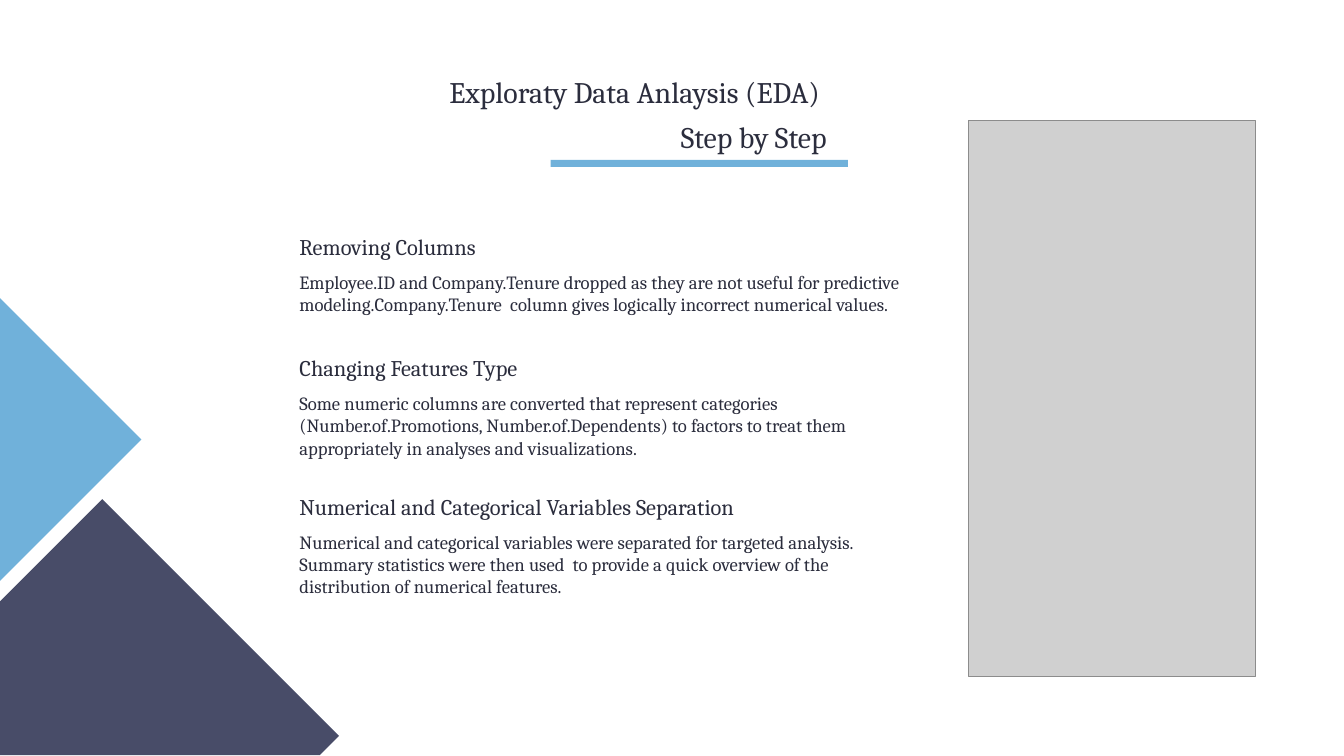
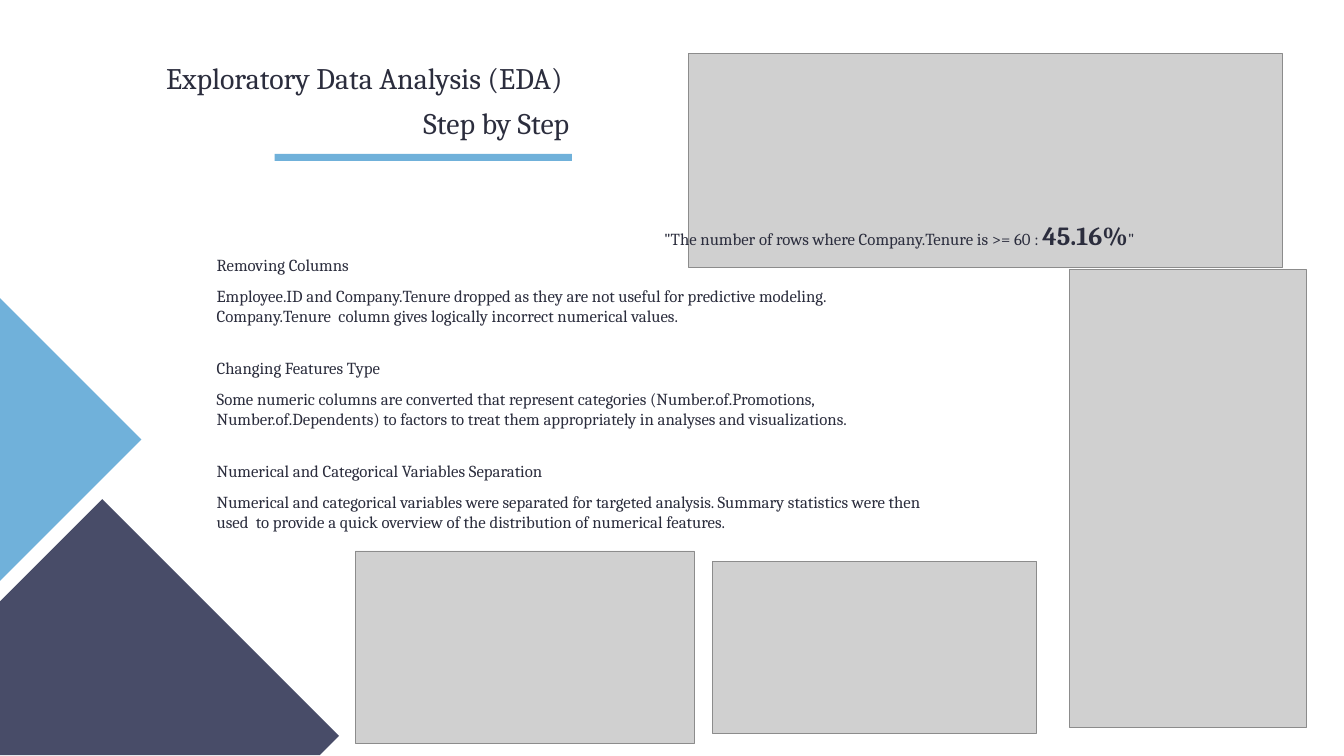
Before and after one commit to ztutar/Employee_Attrition_Classification_StatisticalLearning_FinalProject, a slide deck: slide 4 of TUTAR_OZEN_Project_Presentation.pptx. Drawn at 1344x756 pixels with LibreOffice and Linux fonts; fonts in the diff are those of the drawing; grey boxes stand for pictures. Boxes give left, top, right and bottom in pixels: in the first picture for what was removed or moved away, otherwise in the second. Text is boxed around its words. In the diff, an @@ line names an element or a change of style, - is before the commit and + after.

```diff
--- a/TUTAR_OZEN_Project_Presentation.pptx
+++ b/TUTAR_OZEN_Project_Presentation.pptx
@@ picture added at <box>689,54,1282,268</box> @@
@@ title at <box>166,68,570,141</box>: text changed @@
-Exploraty Data Anlaysis (EDA)
-Step by Step
+Exploratory Data Analysis (EDA)
+Step by Step
@@ freeform shape: place and size @@
-freeform shape at <box>551,160,848,167</box>
+freeform shape at <box>275,154,572,161</box>
@@ text added at <box>664,227,1127,250</box>, 18 pt, text #2B2D3D @@
+"The number of rows where Company.Tenure is >= 60 : 45.16%"
@@ text "Removing Columns": place and size @@
-text "Removing Columns" at <box>299,239,899,593</box>
+text "Removing Columns" at <box>217,259,921,532</box>
@@ text at <box>217,259,921,532</box>: size 24 to 18 pt in "Removing Columns", "Changing Features Type", "Numerical and Categorical Variables Separation"; size 20 to 18 pt in "Some numeric columns are converted that represent ...", "Numerical and categorical variables were separated for ..." @@
@@ picture: place and size @@
-picture at <box>969,121,1256,677</box>
+picture at <box>1069,269,1306,728</box>
@@ text at <box>217,290,827,326</box>: text changed; size 20 to 18 pt @@
-Employee.ID and Company.Tenure dropped as they are not useful for predictive modeling.Company.Tenure column gives logically incorrect numerical values.
+Employee.ID and Company.Tenure dropped as they are not useful for predictive modeling. Company.Tenure column gives logically incorrect numerical values.
@@ picture added at <box>355,551,695,744</box> @@
@@ picture added at <box>712,562,1036,733</box> @@
```
Also in this commit, not shown: 11 other slides changed, 1 slide added, 2 slides removed, 2 other files.
